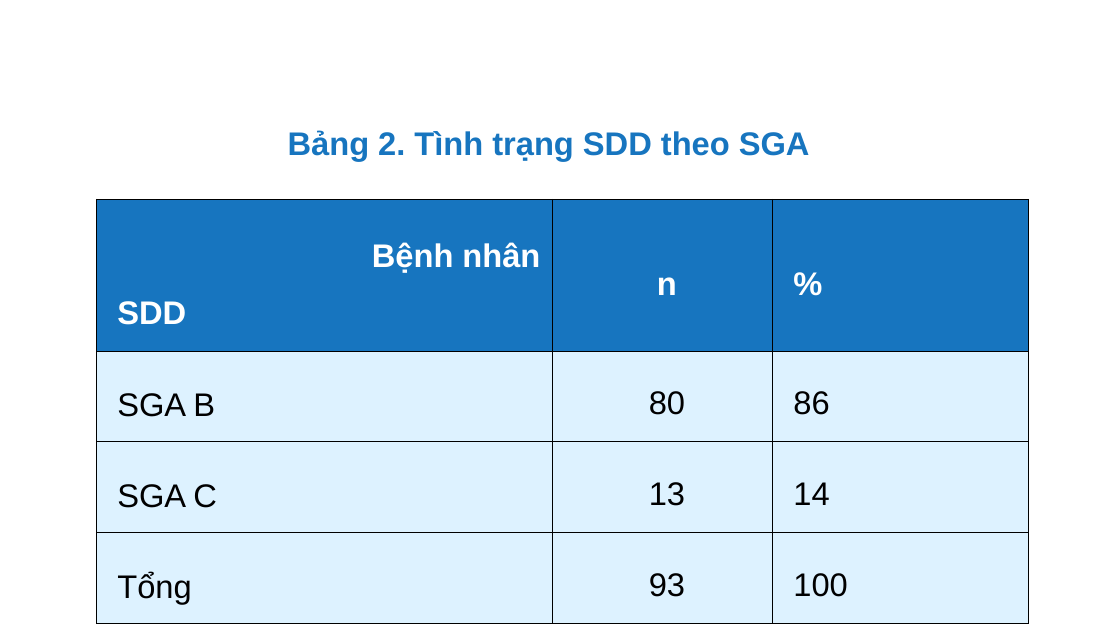
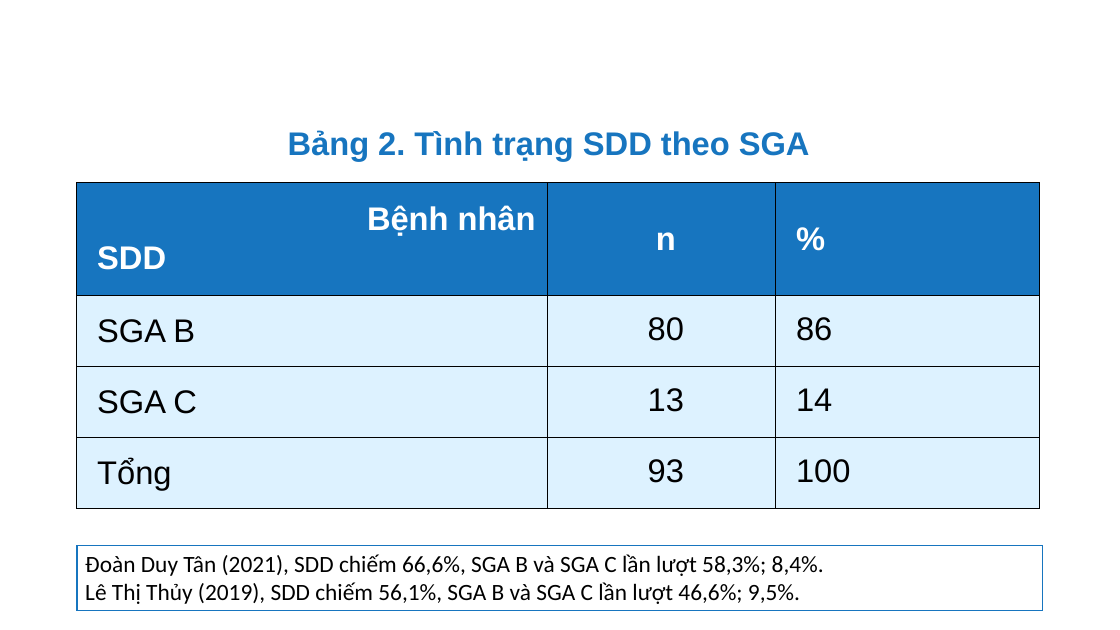
Before and after one commit to MedPocket/HPMUGraduation-thesis, a slide deck: slide 25 of Thuc-trang-va-mot-so-yeu-to-lien-quan-dinh-duong-BN-lao-phoi_Nhat-Nguyen.pptx. Drawn at 1120x630 pixels with LibreOffice and Linux fonts; fonts in the diff are those of the drawing; background and template pictures are left out. Boxes give left, top, right and bottom in pixels: in the first picture for what was removed or moved away, otherwise in the second. Text is boxed around its words. In the diff, an @@ line names an element or a change of style, - is before the commit and + after.

```diff
--- a/Thuc-trang-va-mot-so-yeu-to-lien-quan-dinh-duong-BN-lao-phoi_Nhat-Nguyen.pptx
+++ b/Thuc-trang-va-mot-so-yeu-to-lien-quan-dinh-duong-BN-lao-phoi_Nhat-Nguyen.pptx
@@ table at (76,182,1040,508) @@
@@ line spacing 1.5 to 1 @@
@@ table: place and size @@
-table at (97,199,1028,608)
+table at (76,182,1040,508)
@@ rectangle added at (77,545,1044,610), fill #FFFFFF, outline #1775BF 1 pt, 20 pt, text #000000 @@
+Đoàn Duy Tân (2021), SDD chiếm 66,6%, SGA B và SGA C lần lượt 58,3%; 8,4%.
+Lê Thị Thủy (2019), SDD chiếm 56,1%, SGA B và SGA C lần lượt 46,6%; 9,5%.
```
Also in this commit, not shown: 14 other slides changed, 1 slide added, 1 slide removed.
